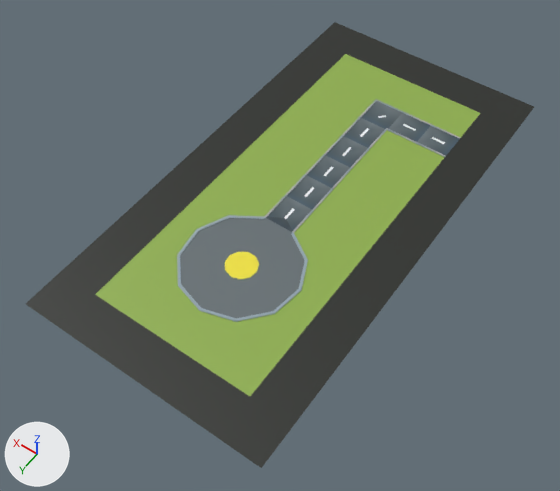
An edit to the FBX model Assets/TA3V/Ground.fbx, drawn before and after from the same camera.
Rendered twice from a 50 mm camera at (-49.0, 76.5, 101.7) aimed at (-0.3, 8.3, -5.5). Every picture has the same lights, and +X, +Y and +Z are marked at lower left.

Names of what the first picture shows: 'Bendras'.
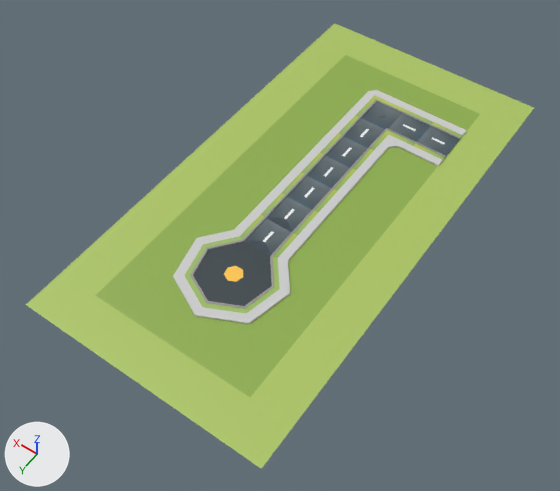
The newer file is also turned or shifted as a whole; pictures and numbers use the older file's frame.

The edits, one by one:
me_plane_016 is used by ob_bendras; location (0.0, 0.0, 0.0).
me_plane_016 had 406 vertices, 407 faces and spanned x -23.0..23.0, y -44.4..44.4, z 0.0..0.2.
me_plane_016 now has 674 vertices, 690 faces and spans x -23.0..23.0, y -44.4..44.4, z -0.3..0.2.
me_plane_016 part 1: the loose piece of 8 vertices spanning x -23.0..23.0, y -44.4..44.4, z 0.0 is moved by (0.0, 0.0, -0.2).
me_plane_016 part 2: 8 vertices moved from x -8.3..8.1, y -25.6..11.6, z 0.1..0.2 to x -3.1..3.0, y -28.1..8.6, z 0.0..0.2; 237 vertices removed from x -15.4..10.7, y -28.4..29.6, z 0.0..0.2; 505 vertices added at x -15.4..9.5, y -30.9..30.6, z -0.3..0.2.
me_plane_016 part 3: 125 kept faces spanning x -15.4..3.0, y -28.4..8.0, z 0.0..0.2 get new texture (UV) coordinates.

What differs and where, as boxes (x1, y1, x2, y2) in the pictures (560 x 491 px; the box of a moved part takes in the faces that stretch with it):
'Bendras', reshaped
    before: (26, 22, 534, 468)
    after: (26, 23, 534, 469)
part 1 of me_plane_016, moved or reshaped
    before: (26, 22, 534, 468)
    after: (26, 23, 534, 469)
part 2 of me_plane_016, built on
    before: (177, 101, 459, 322)
    after: (173, 90, 467, 324)
part 3 of me_plane_016, surface changed
    both: (266, 99, 461, 231)
